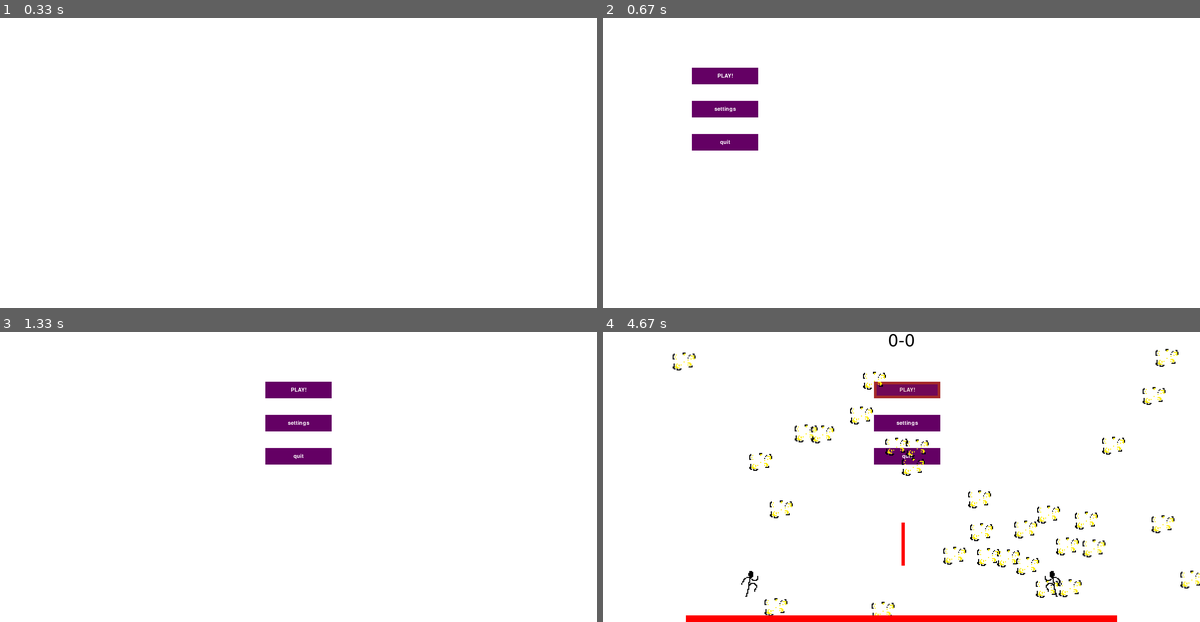
Above: before the commit, frames 1-4 (two rows, left to right).
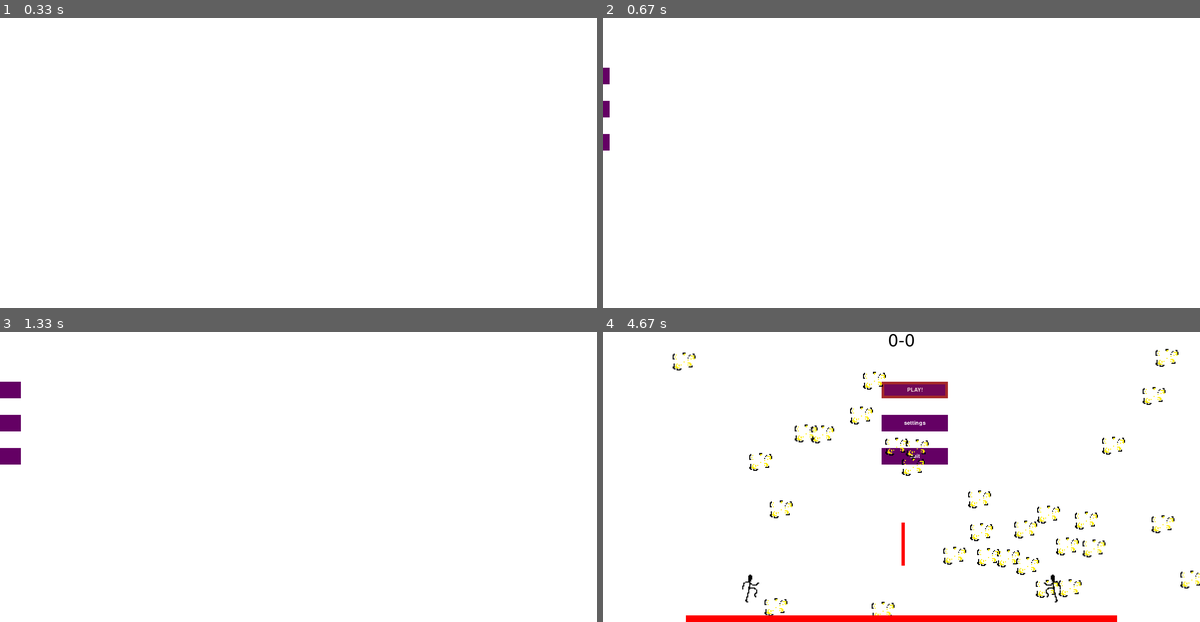
Above: after the commit, the same moments.

Repository: binnev/pygame_sandbox
Game: pygame game, started from volleyball_game/__main__.py
Same seed, same stepped clock (60 frames per second), same inputs: the game is played once before the commit and once after it.
Inputs (mouse positions are in pixels of both pictures, inside the frame that each line leads up to):
- Up to frame 1 (0.33 s): no input
- Up to frame 2 (0.67 s): hold F2 from 0.33 s (still down)
- Up to frame 3 (1.33 s): release F2 at 0.8 s; hold F3 0.83-1.3 s; move the mouse to (304, 491) at 0.87 s
- Up to frame 4 (4.67 s): hold F2 1.33-1.8 s; move the mouse to (716, 543) at 1.37 s; hold F1 1.83-2.3 s; hold F1 2.33-2.8 s; hold F1 2.83-3.3 s; hold F1 3.83-4.3 s; click (901, 390) at 4.38 s

Frame 1 is identical in both runs. In frame 2, 2.1% of the frame differs, in the area x 0-26%, y 17-46%; in frame 3, 2.5%, in the area x 0-56%, y 17-46%; in frame 4, 0.7%.

Commit message:
Made a little function for frame-by-frame mode. It has its own game loop, which isn't great, but i didn't see an easier way to do this right now. Might have to change in future.

Diff:
--- a/volleyball_game/conf.py
+++ b/volleyball_game/conf.py
@@ -2,6 +2,6 @@
 SCREEN_WIDTH = 2 * SIZE
 SCREEN_HEIGHT = SIZE
 
-FPS = 30
+FPS = 35
 FRAME_DURATION = 3  # how long to display each sprite frame? Higher = slower animation
 SCALE_SPRITES = 3  # how much to scale up sprites
--- a/volleyball_game/game.py
+++ b/volleyball_game/game.py
@@ -54,10 +54,11 @@
         self.scenes.add(scene)
 
     def main(self):
-        """ This is the outermost game function which runs once. It contains the outermost game
-        loop. Here's where you should put your main event state machine. """
+        """This is the outermost game function which runs once. It contains the outermost game
+        loop. Here's where you should put your main event state machine."""
         self.add_scene(MainMenu())
         self.debug = False
+        self.frame_by_frame = False
         self.tick = 0
         running = True
         while running:
@@ -73,27 +74,45 @@
                         sys.exit()
                     if event.key == pygame.K_F1:
                         self.debug = not self.debug
+                    if event.key == pygame.K_F2:
+                        self.frame_by_frame = not self.frame_by_frame
 
             # input devices should be read once per tick in the main game loop.
             # That can be the single source of truth regarding inputs.
             for device in self.input_devices:
                 device.read_new_inputs()
 
-            # # frame-by-frame mode
-            # if self.frame_by_frame:
-            #     if not self.game.keyboard.is_pressed(pygame.K_F3):
-            #         return  # skip the rest of the actions
-            #     else:
-            #         print("advanced 1 frame")
-
             self.scenes.update()
             self.scenes.draw(self.window, debug=self.debug)
             pygame.display.update()
+            self.frame_by_frame_mode()
 
             self.clock.tick(self.fps)
             self.tick += 1
             if not self.scenes:
                 running = False
+
+    def frame_by_frame_mode(self):
+        # frame-by-frame mode
+        while self.frame_by_frame:
+            next_frame = False
+            for event in pygame.event.get():
+                if event.type == pygame.QUIT:
+                    pygame.quit()
+                    sys.exit()
+                if event.type == pygame.KEYDOWN:
+                    if event.key == pygame.K_ESCAPE:
+                        pygame.quit()
+                        sys.exit()
+                    if event.key == pygame.K_F1:
+                        self.debug = not self.debug
+                    if event.key == pygame.K_F2:
+                        self.frame_by_frame = not self.frame_by_frame
+                    if event.key == pygame.K_F3:
+                        next_frame = True
+            if next_frame:
+                break
+            self.clock.tick(self.fps)
 
 
 class VolleyballMatch(Sprite):
@@ -138,13 +157,17 @@
         self.kill()
 
     def start_match(self):
-        """ Stuff that can't go in the init method (probably because it refers to self.game
-        before that property has been set. """
+        """Stuff that can't go in the init method (probably because it refers to self.game
+        before that property has been set."""
         self.player1 = Stickman(
-            *self.starting_positions[0], input=self.game.keyboard0, facing_right=True,
+            *self.starting_positions[0],
+            input=self.game.keyboard0,
+            facing_right=True,
         )
         self.player2 = Stickman(
-            *self.starting_positions[1], input=self.game.keyboard1, facing_right=False,
+            *self.starting_positions[1],
+            input=self.game.keyboard1,
+            facing_right=False,
         )
         self.level.add(self.player1, self.player2, type="character")
         self.state = self.match
@@ -270,13 +293,31 @@
         super().__init__()
         self.state = self.animate_in
         self.play_button = GuiButton(
-            -999, 200, 200, 50, text="PLAY!", text_color=Color("white"), color=(100, 0, 100),
+            -999,
+            200,
+            200,
+            50,
+            text="PLAY!",
+            text_color=Color("white"),
+            color=(100, 0, 100),
         )
         self.quit_button = GuiButton(
-            -999, 400, 200, 50, text="quit", text_color=Color("white"), color=(100, 0, 100),
+            -999,
+            400,
+            200,
+            50,
+            text="quit",
+            text_color=Color("white"),
+            color=(100, 0, 100),
         )
         self.settings_button = GuiButton(
-            -999, 300, 200, 50, text="settings", text_color=Color("white"), color=(100, 0, 100),
+            -999,
+            300,
+            200,
+            50,
+            text="settings",
+            text_color=Color("white"),
+            color=(100, 0, 100),
         )
         self.buttons.add(self.play_button, self.quit_button, self.settings_button)
         self.explosions = EntityGroup()
@@ -325,7 +366,13 @@
         super().__init__()
         self.state = self.animate_in
         self.back_button = GuiButton(
-            -999, 200, 200, 50, text="back", text_color=Color("white"), color=(100, 0, 100),
+            -999,
+            200,
+            200,
+            50,
+            text="back",
+            text_color=Color("white"),
+            color=(100, 0, 100),
         )
         self.buttons.add(self.back_button)
 
